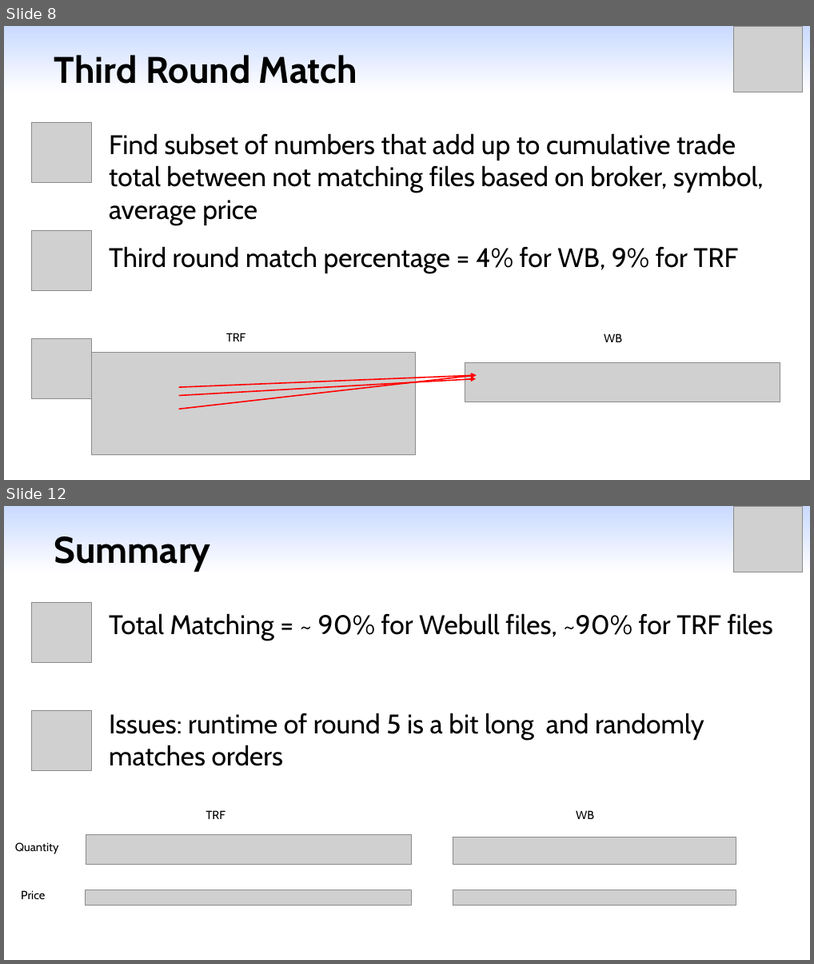
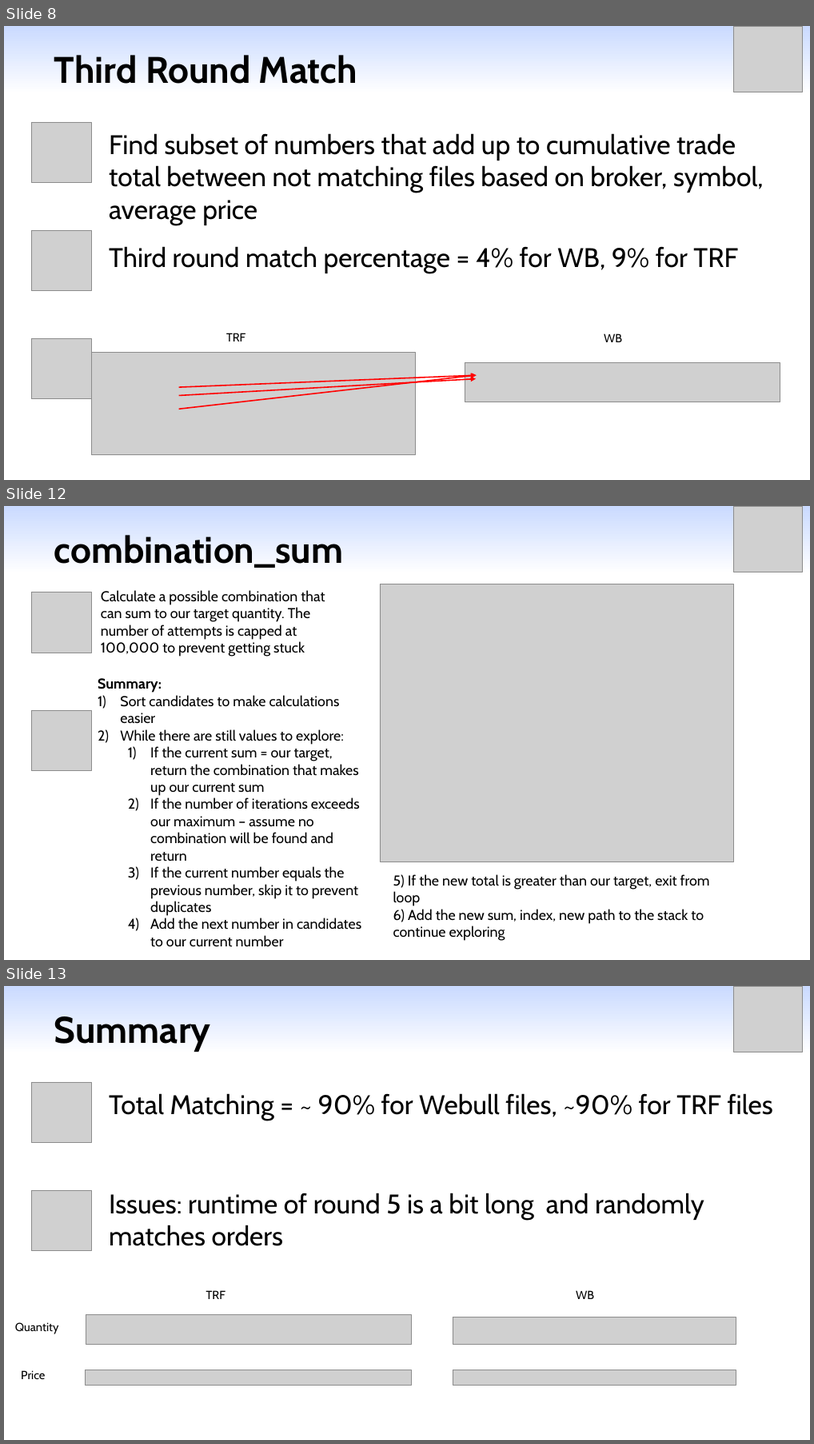
Before and after one commit to yangml103/webull_order_match, a slide deck: Presentation_Matching.pptx. Shown one above the other, each under a label of ours: slides 8 and 12 before the commit, slides 8, 12 and 13 after it; the slides between them are not shown. The pictures are 814x964 and 814x1444 pixels, drawn with LibreOffice and Linux fonts; fonts in the diff are those of the drawing; grey boxes stand for pictures. Boxes give left, top, right and bottom in pixels: in the first picture for what was removed or moved away, otherwise in the second. Text is boxed around its words. In the diff, an @@ line names an element or a change of style, - is before the commit and + after.

```diff
--- a/Presentation_Matching.pptx
+++ b/Presentation_Matching.pptx
@@ slide 12 added at [4, 506, 810, 960], background gradient #CADAFF to #FFFFFF @@
@@ picture added at [734, 506, 803, 572] @@
@@ title added at [54, 535, 343, 568], 44 pt, text #000000, bold @@
+combination_sum
@@ picture added at [31, 592, 92, 652] @@
@@ text added at [101, 590, 325, 656], 17 pt, text #000000 @@
+Calculate a possible combination that can sum to our target quantity. The number of attempts is capped at 100,000 to prevent getting stuck
@@ picture added at [380, 584, 734, 861] @@
@@ text added at [98, 678, 362, 947], 17 pt, text #000000 @@
+Summary:
+1) Sort candidates to make calculations easier
+2) While there are still values to explore:
+  1) If the current sum = our target, return the combination that makes up our current sum
+  2) If the number of iterations exceeds our maximum – assume no combination will be found and return
+  3) If the current number equals the previous number, skip it to prevent duplicates
+  4) Add the next number in candidates to our current number
@@ picture added at [31, 710, 92, 770] @@
@@ text added at [394, 874, 710, 940], 17 pt, text #000000 @@
+5) If the new total is greater than our target, exit from loop
+6) Add the new sum, index, new path to the stack to continue exploring
@@ what was slide 12 is now slide 13 @@
```
Also in this commit, not shown: 1 slide changed, 2 other slides added, 2 slides removed, 11 other files.
